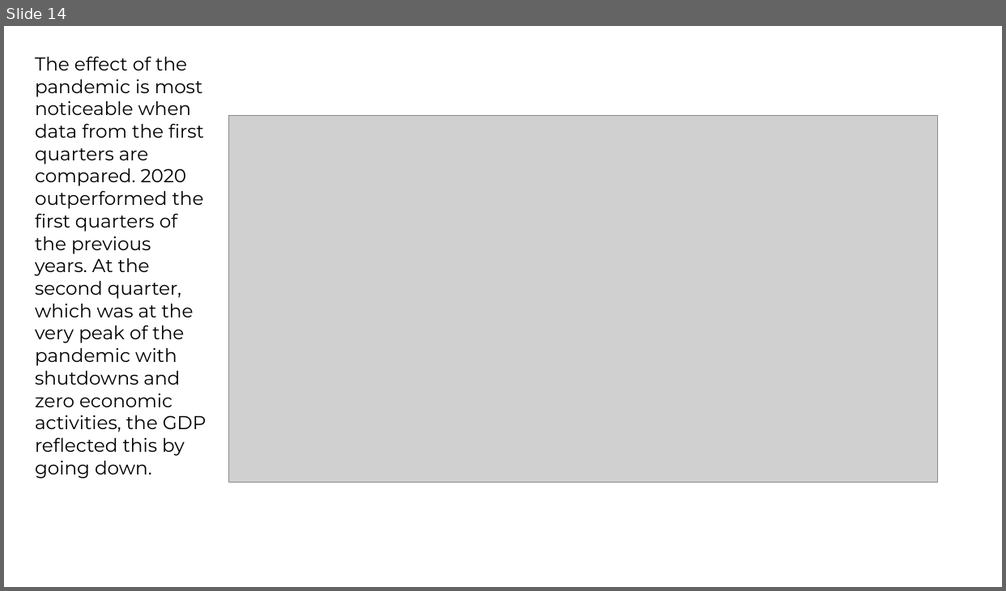
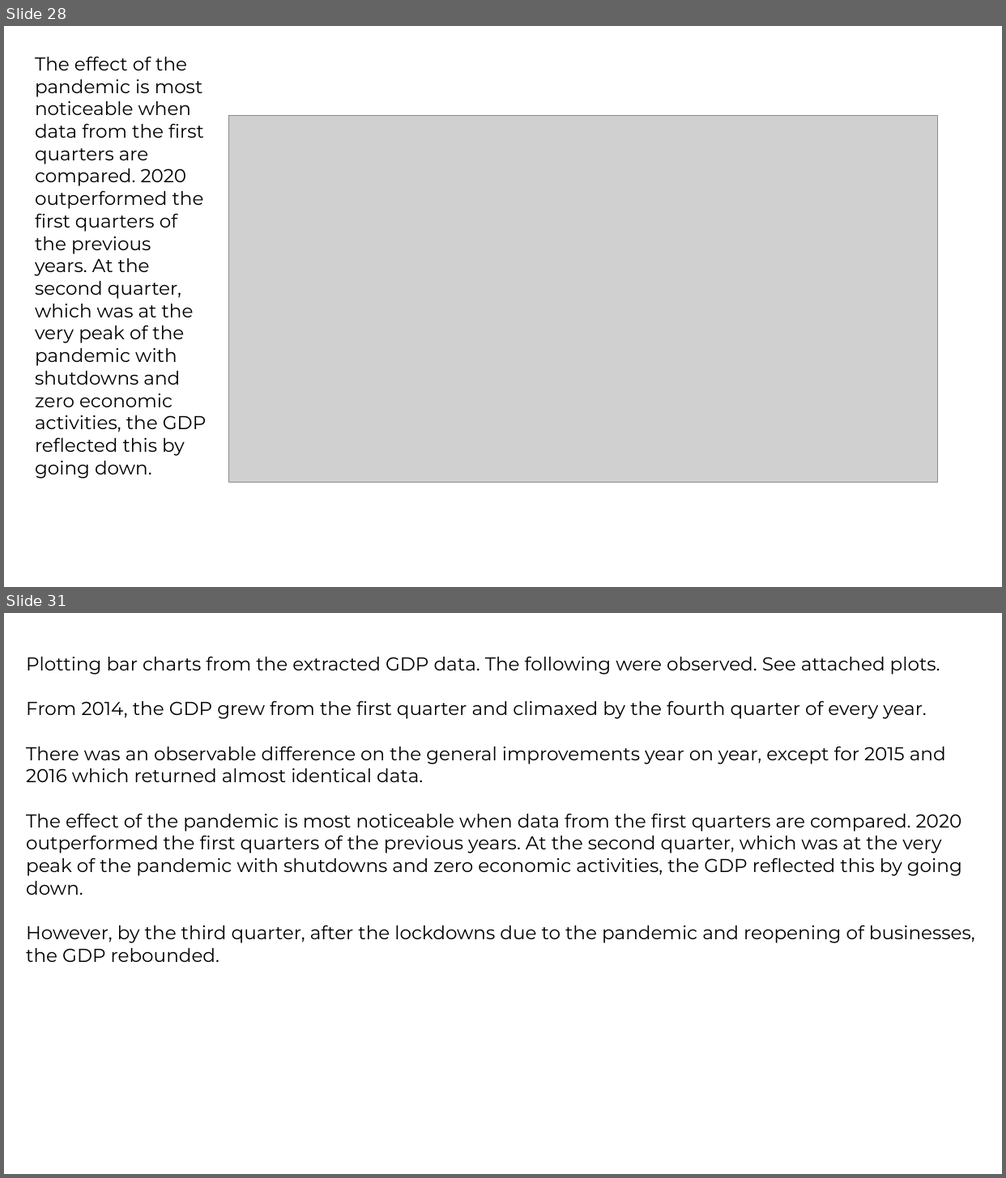
Before and after one commit to iroanya/Nigeria-COVID-19-Data-Analysis-Using-Python, a slide deck: Ustacky Capstone Project for Data Science Micro Degree.pptx. Shown one above the other, each under a label of ours: slide 14 before the commit, slides 28 and 31 after it; the slides between them are not shown. The pictures are 1006x591 and 1006x1178 pixels, drawn with LibreOffice and Linux fonts; fonts in the diff are those of the drawing; grey boxes stand for pictures. Boxes give left, top, right and bottom in pixels: in the first picture for what was removed or moved away, otherwise in the second. Text is boxed around its words. In the diff, an @@ line names an element or a change of style, - is before the commit and + after.

```diff
--- a/Ustacky Capstone Project for Data Science Micro Degree.pptx
+++ b/Ustacky Capstone Project for Data Science Micro Degree.pptx
@@ slide 31 added at <box>4,613,1002,1174</box>, background #FFFFFF @@
@@ text added at <box>26,656,975,962</box>, 18 pt, text #000000 @@
+Plotting bar charts from the extracted GDP data. The following were observed. See attached plots.
+From 2014, the GDP grew from the first quarter and climaxed by the fourth quarter of every year.
+There was an observable difference on the general improvements year on year, except for 2015 and 2016 which returned almost identical data.
+The effect of the pandemic is most noticeable when data from the first quarters are compared. 2020 outperformed the first quarters of the previous years. At the second quarter, which was at the very peak of the pandemic with shutdowns and zero economic activities, the GDP reflected this by going down.
+However, by the third quarter, after the lockdowns due to the pandemic and reopening of businesses, the GDP rebounded.
@@ what was slide 14 is now slide 28 @@
```
Also in this commit, not shown: 11 slides changed, 17 other slides added, 1 slide removed.
